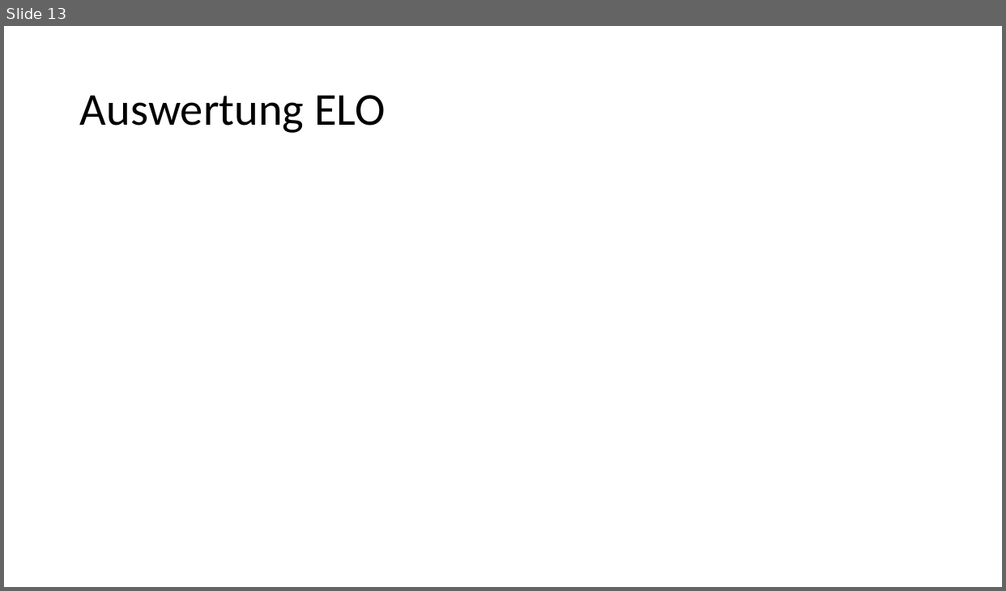
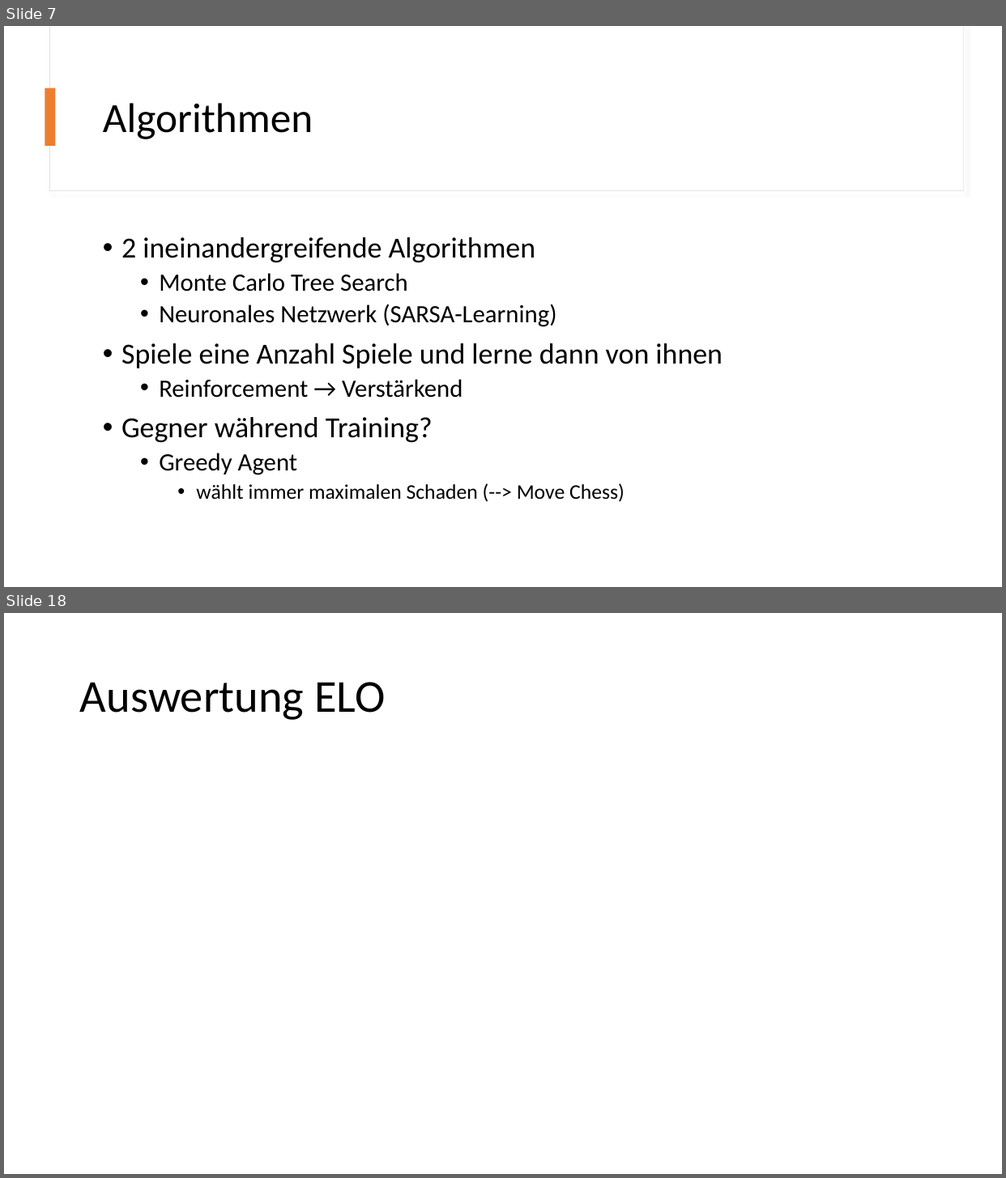
Before and after one commit to Brebeck-Jan/chessmaster, a slide deck: Präsentationen/Abschlusspräsentation/Chessmaster_Abschluss.pptx. Shown one above the other, each under a label of ours: slide 13 before the commit, slides 7 and 18 after it; the slides between them are not shown. The pictures are 1006x591 and 1006x1178 pixels, drawn with LibreOffice and Linux fonts; fonts in the diff are those of the drawing. Boxes give left, top, right and bottom in pixels: in the first picture for what was removed or moved away, otherwise in the second. Text is boxed around its words. In the diff, an @@ line names an element or a change of style, - is before the commit and + after.

```diff
--- a/Präsentationen/Abschlusspräsentation/Chessmaster_Abschluss.pptx
+++ b/Präsentationen/Abschlusspräsentation/Chessmaster_Abschluss.pptx
@@ slide 7 added at bbox=[4, 26, 1002, 587], background #FFFFFF @@
@@ rectangle added at bbox=[49, 26, 964, 191], fill #FFFFFF, outline #E1E1E1 0.75 pt @@
@@ rectangle added at bbox=[50, 26, 964, 190], fill #FFFFFF @@
@@ rectangle added at bbox=[45, 88, 56, 146], fill #ED7D31 @@
@@ title added at bbox=[103, 103, 313, 139], 40 pt, text #000000 @@
+Algorithmen
@@ text added at bbox=[121, 237, 722, 502], 28 pt, text #000000 @@
+• 2 ineinandergreifende Algorithmen
+  • Monte Carlo Tree Search
+  • Neuronales Netzwerk (SARSA-Learning)
+• Spiele eine Anzahl Spiele und lerne dann von ihnen
+  • Reinforcement → Verstärkend
+• Gegner während Training?
+  • Greedy Agent
+    • wählt immer maximalen Schaden (--> Move Chess)
@@ what was slide 13 is now slide 18 @@
```
Also in this commit, not shown: 11 slides changed, 11 other slides added, 5 slides removed.
